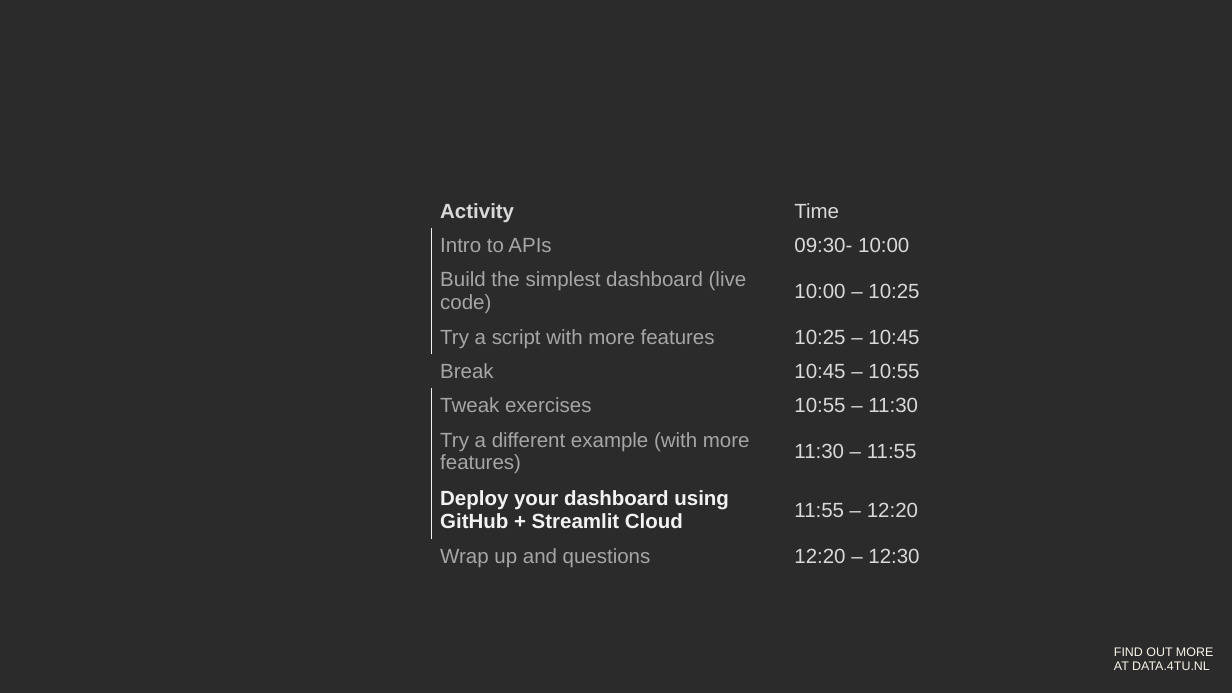
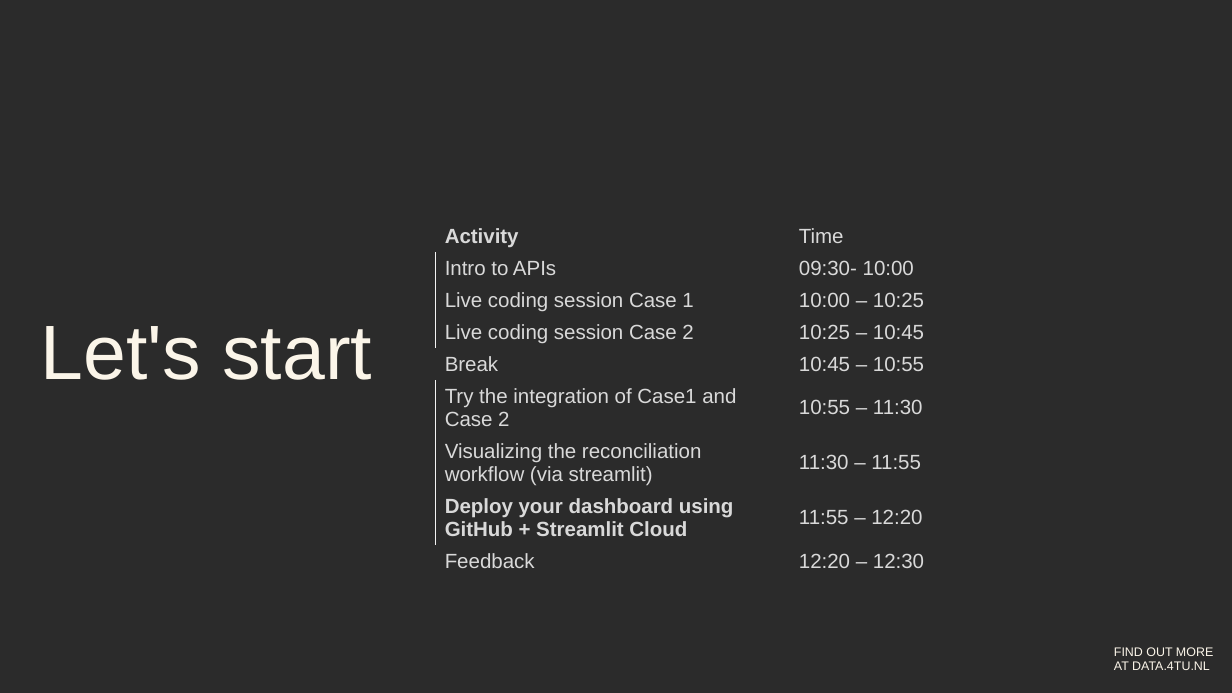
Before and after one commit to 4TUResearchData-Carpentries/API_use_case_PURE_4TU_sync, a slide deck: slide 17 of Lesson_development/Presentations/Workshop_API_sync_PURE_WUR.pptx. Drawn at 1232x693 pixels with LibreOffice and Linux fonts; fonts in the diff are those of the drawing; background and template pictures are left out; a plain dark background stands for a picture behind light text. Boxes give left, top, right and bottom in pixels: in the first picture for what was removed or moved away, otherwise in the second. Text is boxed around its words. In the diff, an @@ line names an element or a change of style, - is before the commit and + after.

```diff
--- a/Lesson_development/Presentations/Workshop_API_sync_PURE_WUR.pptx
+++ b/Lesson_development/Presentations/Workshop_API_sync_PURE_WUR.pptx
@@ table at [435,220,1143,599] @@
-row 3, column 1: Build the simplest dashboard (live code)
+row 3, column 1: Live coding session Case 1
-row 4, column 1: Try a script with more features
+row 4, column 1: Live coding session Case 2
-row 6, column 1: Tweak exercises
+row 6, column 1: Try the integration of Case1 and Case 2
-row 7, column 1: Try a different example (with more features)
+row 7, column 1: Visualizing the reconciliation workflow (via streamlit)
-row 9, column 1: Wrap up and questions
+row 9, column 1: Feedback
@@ text colour #A6A6A6 to #D9D9D9 in "Intro to APIs", "Break" @@
@@ text colour #F2F2F2 to #D9D9D9 in "Deploy your dashboard using GitHub + Streamlit ..." @@
@@ table: place and size @@
-table at [431,194,1139,573]
+table at [435,220,1143,599]
@@ text added at [41,326,372,380], 60 pt, text #FBF5E9 @@
+Let's start
```
Also in this commit, not shown: 4 other slides changed, 2 slides added, 2 slides removed, 6 other files.
